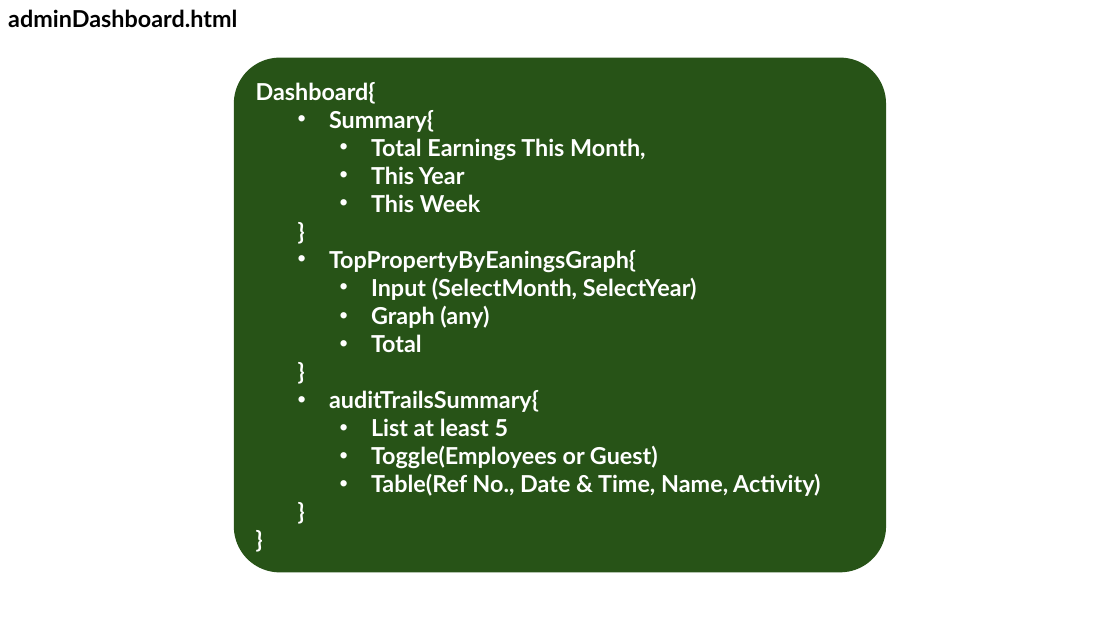
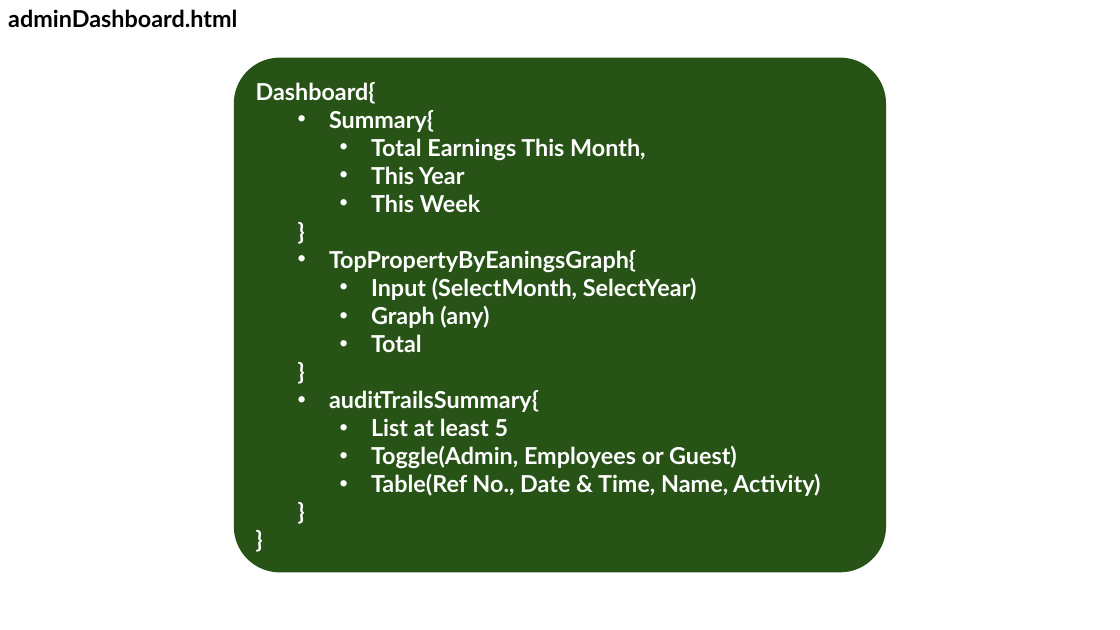
Before and after one commit to Booking-Resevation-Betcha-Homie-House/CAPSTONE-Development-Road-Map, a slide deck: slide 11 of betchaBooking-USECASE.pptx. Drawn at 1120x630 pixels with LibreOffice and Linux fonts; fonts in the diff are those of the drawing. Boxes give left, top, right and bottom in pixels: in the first picture for what was removed or moved away, otherwise in the second. Text is boxed around its words. In the diff, an @@ line names an element or a change of style, - is before the commit and + after.

```diff
--- a/betchaBooking-USECASE.pptx
+++ b/betchaBooking-USECASE.pptx
@@ text in rounded rectangle at [371,446,737,469]: text changed @@
-    • Toggle(Employees or Guest)
+    • Toggle(Admin, Employees or Guest)
```
Also in this commit, not shown: 7 other slides changed, 1 slide added, 1 slide removed, 1 other file.
